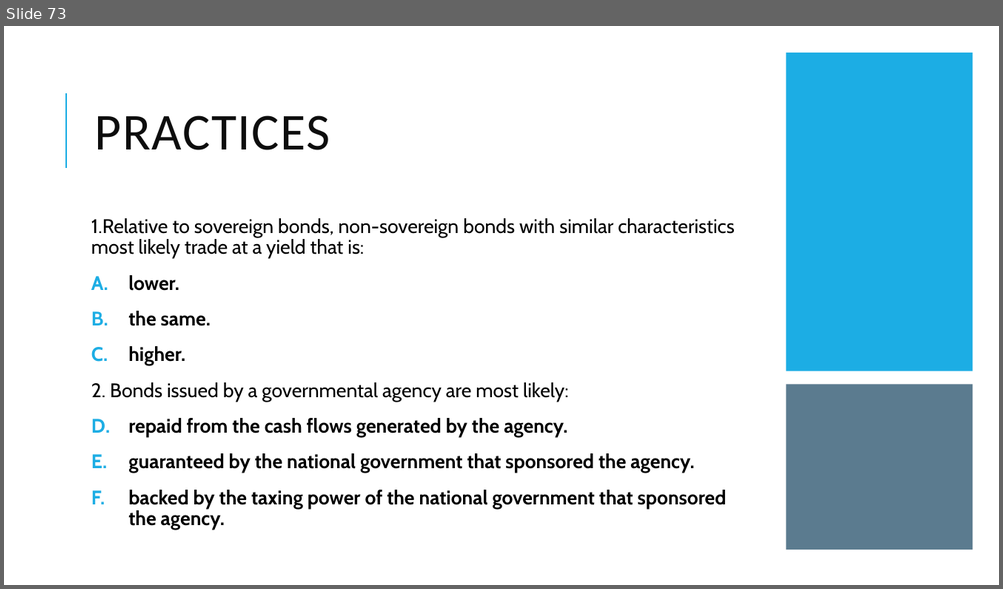
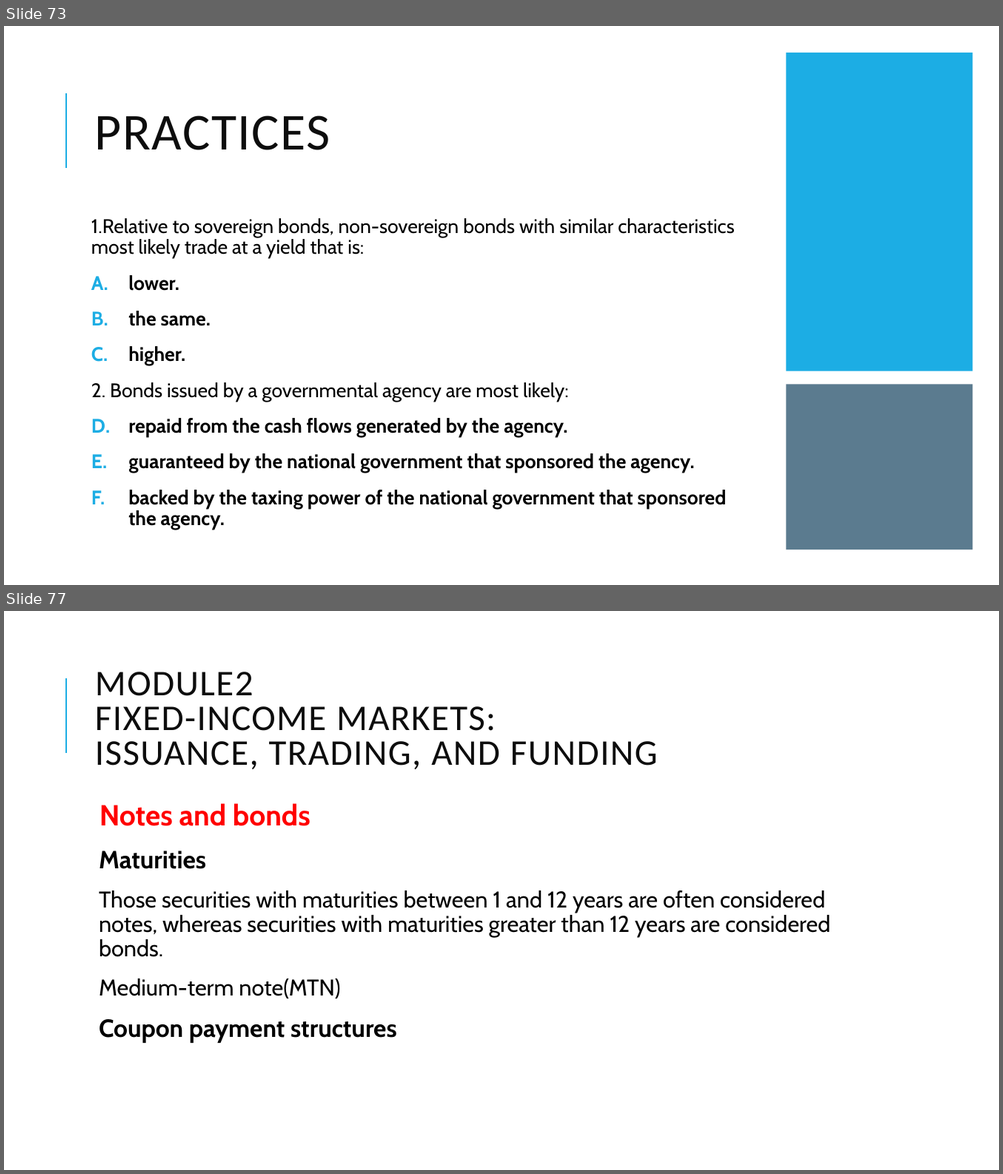
Before and after one commit to Isco0530/data, a slide deck: Fixed Income.pptx. Shown one above the other, each under a label of ours: slide 73 before the commit, slides 73 and 77 after it; the slides between them are not shown. The pictures are 1003x589 and 1003x1174 pixels, drawn with LibreOffice and Linux fonts; fonts in the diff are those of the drawing. Boxes give left, top, right and bottom in pixels: in the first picture for what was removed or moved away, otherwise in the second. Text is boxed around its words. In the diff, an @@ line names an element or a change of style, - is before the commit and + after.

```diff
--- a/Fixed Income.pptx
+++ b/Fixed Income.pptx
@@ slide 77 added at <box>4,611,999,1170</box>, background #FFFFFF; not listed: 1 template element that a slide beside it also shows @@
@@ title added at <box>95,672,657,769</box>, 35 pt, text #0D0D0D @@
+MODULE2
+FIXED-INCOME MARKETS:
+ISSUANCE, TRADING, AND FUNDING
@@ text added at <box>99,803,830,1043</box>, 22 pt, text #000000 @@
+  Notes and bonds
+  Maturities
+  Those securities with maturities between 1 and 12 years are often considered notes, whereas securities with maturities greater than 12 years are considered bonds.
+  Medium-term note(MTN)
+  Coupon payment structures
```
Also in this commit, not shown: 6 other slides added.
